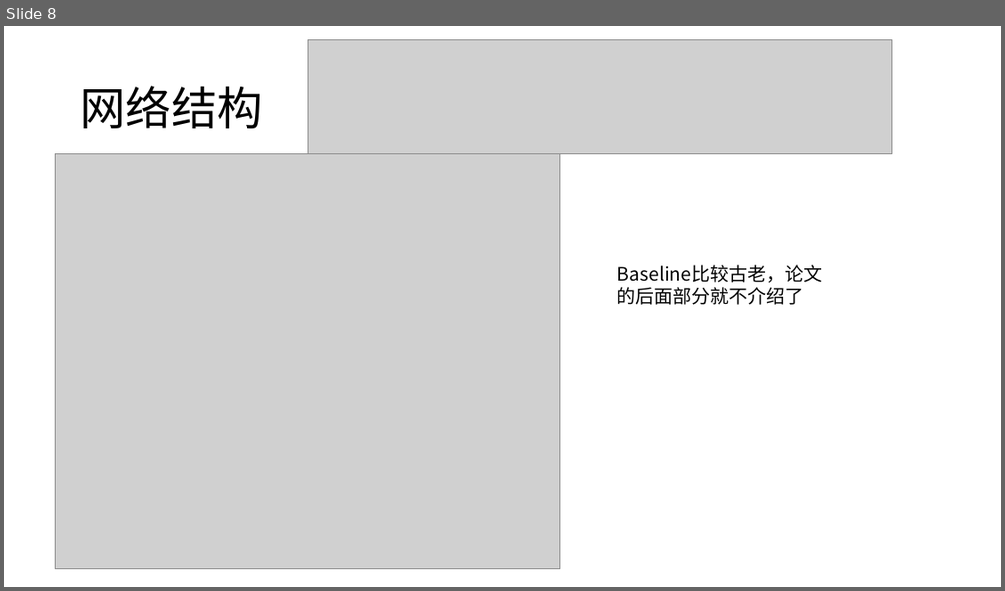
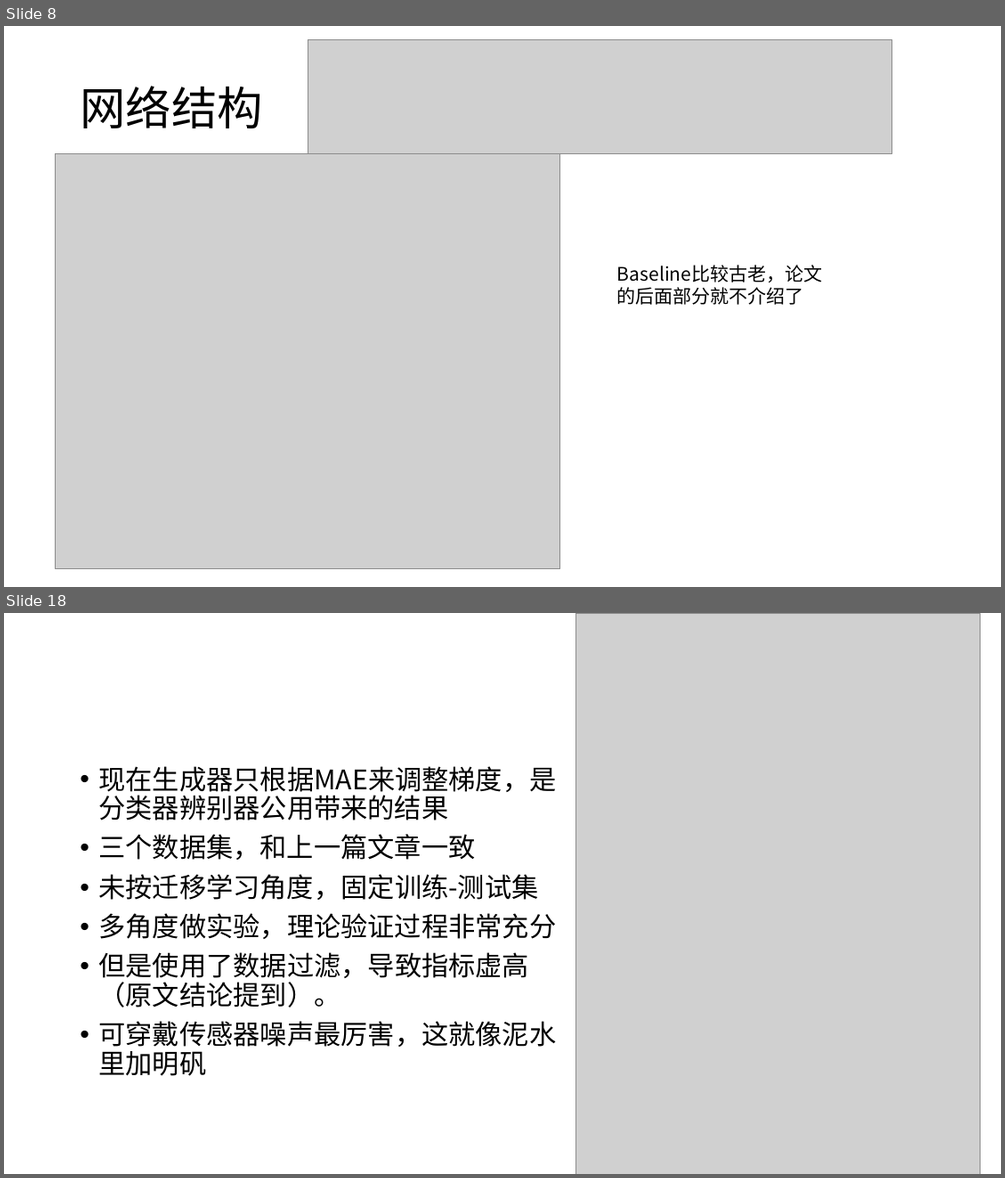
Before and after one commit to dundundundun5/python, a slide deck: literature_notes/ddnn-semi.pptx. Shown one above the other, each under a label of ours: slide 8 before the commit, slides 8 and 18 after it; the slides between them are not shown. The pictures are 1005x591 and 1005x1178 pixels, drawn with LibreOffice and Linux fonts; fonts in the diff are those of the drawing; grey boxes stand for pictures. Boxes give left, top, right and bottom in pixels: in the first picture for what was removed or moved away, otherwise in the second. Text is boxed around its words. In the diff, an @@ line names an element or a change of style, - is before the commit and + after.

```diff
--- a/literature_notes/ddnn-semi.pptx
+++ b/literature_notes/ddnn-semi.pptx
@@ slide 18 added at box(4, 613, 1001, 1174), background #FFFFFF @@
@@ picture added at box(576, 613, 979, 1174) @@
@@ text added at box(98, 766, 556, 1076), 25.9 pt, text #000000 @@
+• 现在生成器只根据MAE来调整梯度，是分类器辨别器公用带来的结果
+• 三个数据集，和上一篇文章一致
+• 未按迁移学习角度，固定训练-测试集
+• 多角度做实验，理论验证过程非常充分
+• 但是使用了数据过滤，导致指标虚高（原文结论提到）。
+• 可穿戴传感器噪声最厉害，这就像泥水里加明矾
```
Also in this commit, not shown: 13 other slides added.
